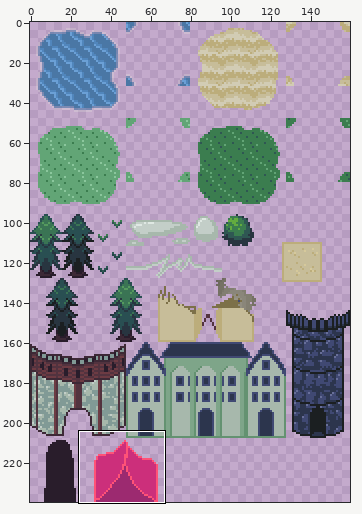
Two states of a sprite sheet, Assets/Graphics/Tilesets/overworld1.png. Above: a wide view before the commit, with the close-up outlined.
Close-up. As it was:
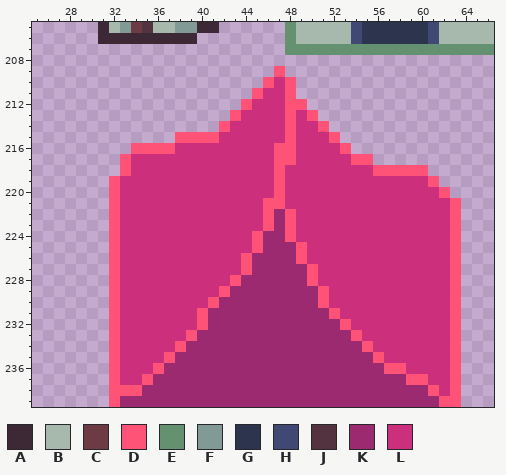
The file is 160x240 pixels. Pixels under 10% opacity are left out. Colours within 5 levels of each other are drawn and written as one. Shown: x 25..66, y 205..239. The commit also changed other parts of the picture, which this record leaves out.
Palette (. is transparent): A #3d2936  B #a7b8ac  C #6d3b43  D #ff5277  E #649271  F #819a96  G #2c354d  H #404973  J #52333f  K #9c2a70  L #cc2f7b
Pixels before, first column x 31:
205 ABFCJBBFFAA......EBBBBBHGGGGGGHBBBBB
206 AAAAAAAAA........EBBBBBHGGGGGGHBBBBB
207 .................EEEEEEEEEEEEEEEEEEE
208 ....................................
209 ................D...................
210 ...............DLD..................
211 ..............DLLD..................
212 .............DLLLDD.................
213 ............DLLLLDLD................
214 ...........DLLLLLDLLD...............
215 .......DDDDLLLLLLDLLLD..............
216 ...DDDDLLLLLLLLLDDLLLLD.............
217 ..DLLLLLLLLLLLLLDDLLLLLDD...........
218 ..DLLLLLLLLLLLLLDLLLLLLLLDDDDD......
219 .DLLLLLLLLLLLLLLDLLLLLLLLLLLLLD.....
220 .DLLLLLLLLLLLLLLDLLLLLLLLLLLLLLD....
221 .DLLLLLLLLLLLLLDDLLLLLLLLLLLLLLLD...
222 .DLLLLLLLLLLLLLDKDLLLLLLLLLLLLLLD...
223 .DLLLLLLLLLLLLLDKDLLLLLLLLLLLLLLD...
224 .DLLLLLLLLLLLLDKKDLLLLLLLLLLLLLLD...
225 .DLLLLLLLLLLLLDKKKDLLLLLLLLLLLLLD...
226 .DLLLLLLLLLLLDKKKKDLLLLLLLLLLLLLD...
227 .DLLLLLLLLLLLDKKKKKDLLLLLLLLLLLLD...
228 .DLLLLLLLLLLDKKKKKKDLLLLLLLLLLLLD...
229 .DLLLLLLLLLDKKKKKKKKDLLLLLLLLLLLD...
230 .DLLLLLLLLDKKKKKKKKKDLLLLLLLLLLLD...
231 .DLLLLLLLDKKKKKKKKKKKDLLLLLLLLLLD...
232 .DLLLLLLLDKKKKKKKKKKKKDLLLLLLLLLD...
233 .DLLLLLLDKKKKKKKKKKKKKKDLLLLLLLLD...
234 .DLLLLLDKKKKKKKKKKKKKKKKDLLLLLLLD...
235 .DLLLLDKKKKKKKKKKKKKKKKKKDLLLLLLD...
236 .DLLLDKKKKKKKKKKKKKKKKKKKKDDLLLLD...
237 .DLLDKKKKKKKKKKKKKKKKKKKKKKKDDLLD...
238 .DDDKKKKKKKKKKKKKKKKKKKKKKKKKKDLD...
239 .DKKKKKKKKKKKKKKKKKKKKKKKKKKKKKDD...
After:
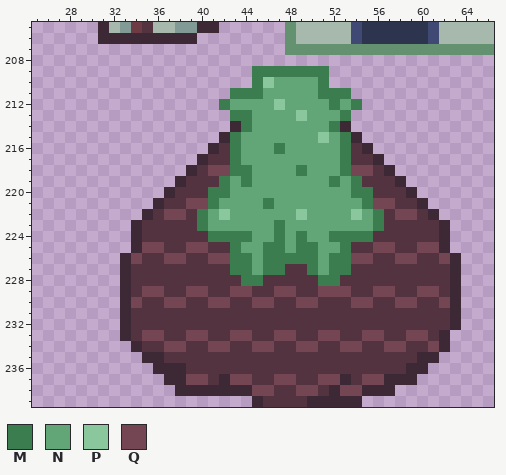
Colours new in this view: M #3b7d4f  N #62a576  P #8bc79d  Q #744553
From old to new:
Changed rows in their new state; - is an unchanged pixel.
first column x 32:
209 -------------MMMMMMM------------
210 -------------MPNNNNM------------
211 -----------MMMNNNNNMMM----------
212 ----------MNNNNPNNNNMNM---------
213 -----------MMNNNNPNNNM----------
214 ----------.AMNNNNNNNMA----------
215 ------....AMNNNNNNNPNMA---------
216 --.......AJMNNNMNNNNNMJA--------
217 -.......AJJMNNNNNNNNNMJJA-------
218 -......AJQQMMNNNNMNNNMQQJA...---
219 ......AJJJMNMNNNNNNNMNMJJJA...--
220 .....AJJJMMNNNNNNNNNNNMMJJJA...-
221 ....AJJQQMNNNNMNNNNNNNNMQQJJA...
222 ...AJQQJMNPNNNNNNPNNNNPNMJQQJA..
223 ..AJJJJJMNNNNNNMNNNNNNNNMJJJJJA.
224 ..AJJJJJJMMMMNNMNMNNMMMMJJJJJJA.
225 ..AQQJJQQJJMNNMMNMMNNMJJQQJJQQA.
226 .AQJJQQJJQQMMNMMMMMNMMQQJJQQJJQA
227 .AJJJJJJJJJMMNMMJJMNMMJJJJJJJJJA
228 .AJJJJJJJJJJMMJJJJJMMJJJJJJJJJJA
229 .AJQQJJQQJJQQJJQQJJQQQJJQQJJQQJA
230 .AQJJQQJJQQJJQQJJQQJJJQQJJQQJJQA
231 .AJJJJJJJJJJJJJJJJJJJJJJJJJJJJJA
232 .AJJJJJJJJJJJJJJJJJJJJJJJJJJJJJA
233 .AJQQJJQQJJQQJJQQJJQQJJQQJJQQJA.
234 ..AJJQQJJQQJJQQJJQQJJQQJJQQJJQA.
235 ...AAJJJJJJJJJJJJJJJJJJJJJJJAA..
236 ....AAAJJJJJJJJJJJJJJJJJJJJAA...
237 .....AAQQJAQQJJQQJJQQAJQQAAA....
238 ......AAAAAAAQQJJQQJAQQAAA......
239 .............AJJJJAAAAA.........
